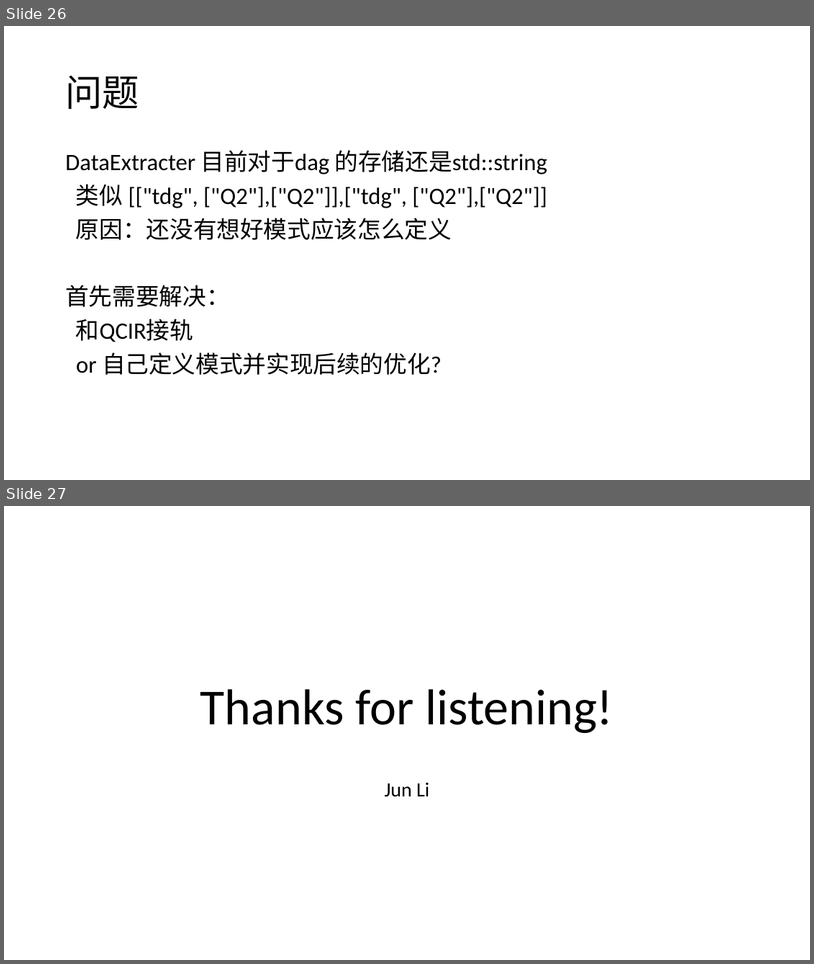
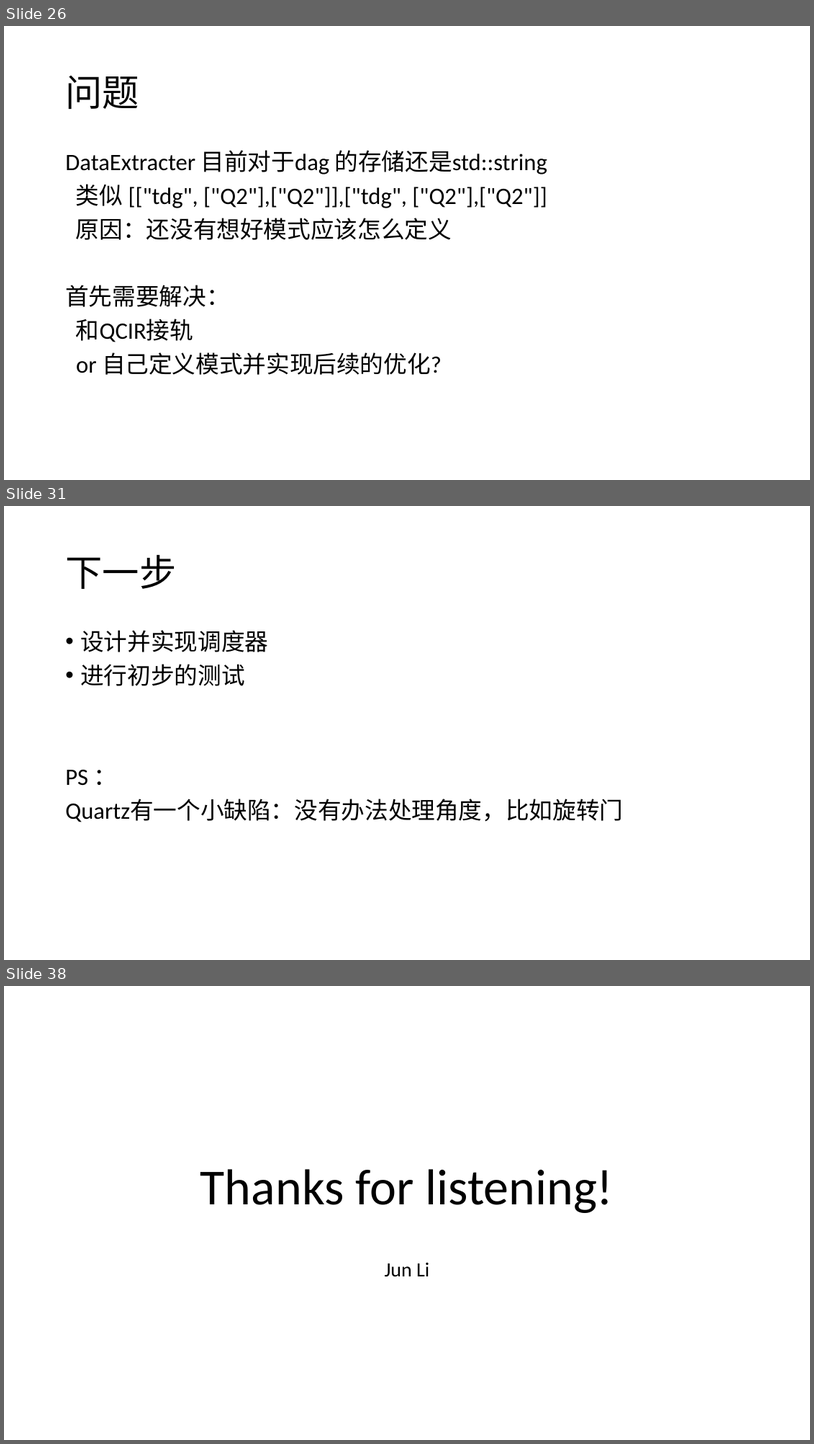
Before and after one commit to RosaryXiang/Pattern-Scheduler, a slide deck: Pattern Scheduler.pptx. Shown one above the other, each under a label of ours: slides 26 and 27 before the commit, slides 26, 31 and 38 after it; the slides between them are not shown. The pictures are 814x964 and 814x1444 pixels, drawn with LibreOffice and Linux fonts; fonts in the diff are those of the drawing. Boxes give left, top, right and bottom in pixels: in the first picture for what was removed or moved away, otherwise in the second. Text is boxed around its words. In the diff, an @@ line names an element or a change of style, - is before the commit and + after.

```diff
--- a/Pattern Scheduler.pptx
+++ b/Pattern Scheduler.pptx
@@ slide 31 added at bbox=[4, 506, 810, 960], background #FFFFFF @@
@@ title added at bbox=[65, 555, 176, 589], 44 pt, text #000000 @@
+下一步
@@ text added at bbox=[65, 630, 623, 822], 28 pt, text #000000 @@
+• 设计并实现调度器
+• 进行初步的测试
+PS ：
+Quartz有一个小缺陷：没有办法处理角度，比如旋转门
@@ what was slide 27 is now slide 38 @@
```
Also in this commit, not shown: 10 other slides added, 10 other files.
